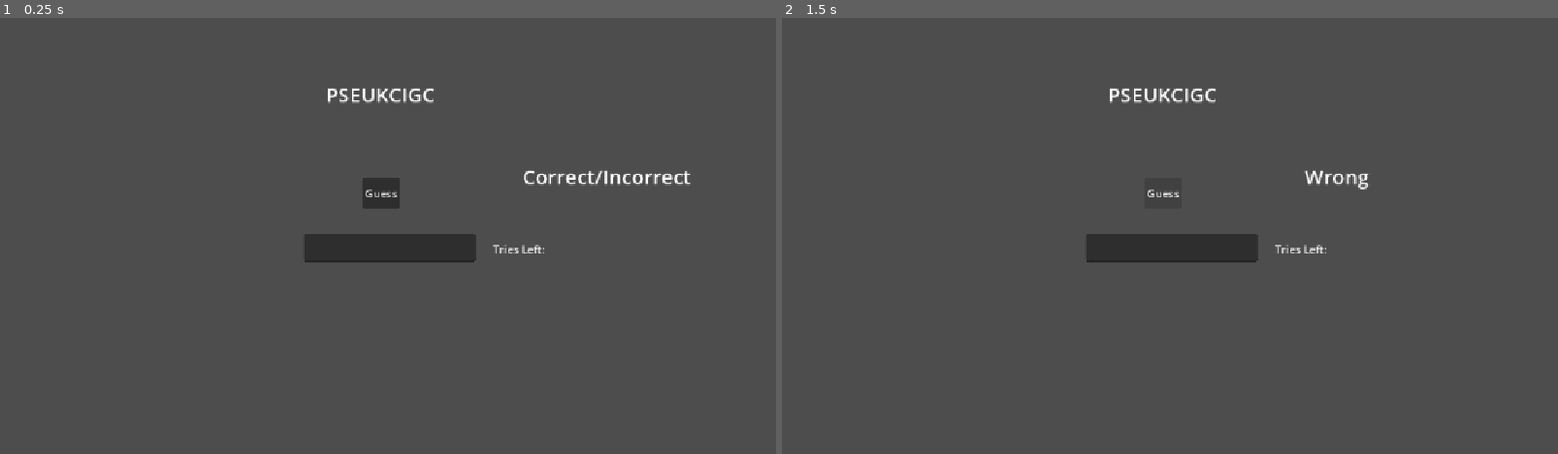
Above: before the commit, frames 1-2 (left to right).
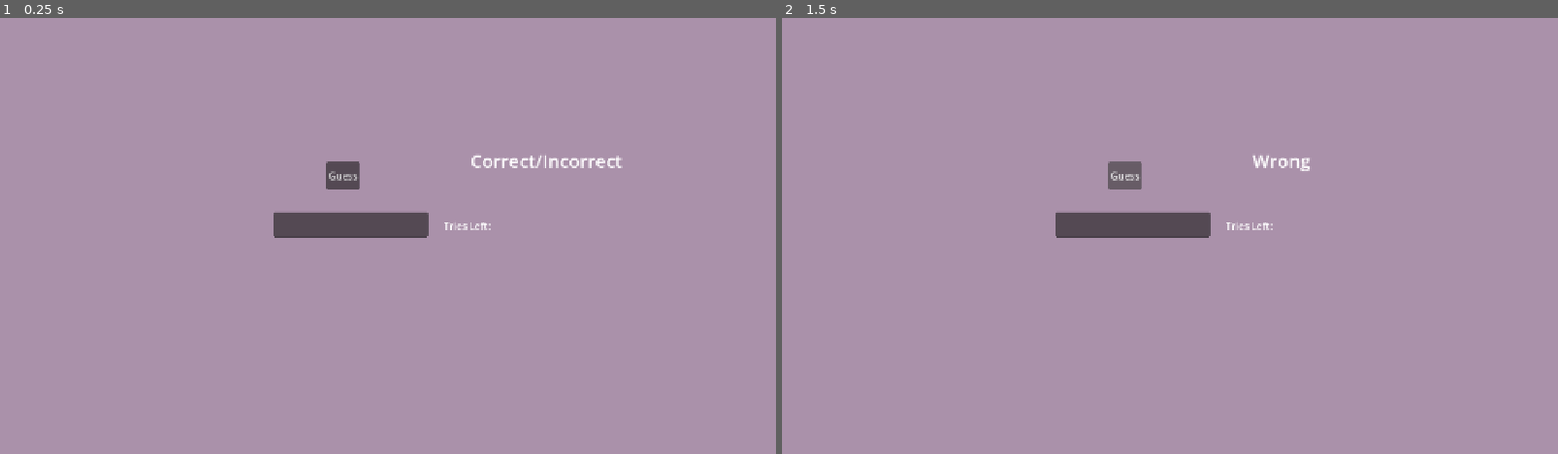
Above: after the commit, the same moments.

Repository: Tassnaz/GissaOrdet
Game: Godot game, scene res://Scenes/main.tscn
Same seed, same stepped clock (60 frames per second), same inputs: the game is played once before the commit and once after it.
Inputs:
- Up to frame 1 (0.25 s): no input
- Up to frame 2 (1.5 s): click "Guess" at 0.5 s; click "Guess" at 1.25 s

The runs differ from the first frame. In frame 1, 99% of the frame differs, in the area x 0-100%, y 0-100%; in frame 2, 99%.

Commit message:
Färgad bakgrund

Diff:
--- a/Scenes/main.tscn
+++ b/Scenes/main.tscn
@@ -5,13 +5,18 @@
 [node name="Main" type="Node2D" unique_id=915940459]
 script = ExtResource("1_jjgbg")
 
+[node name="ColorRect" type="ColorRect" parent="." unique_id=790723910]
+offset_right = 1279.0
+offset_bottom = 740.0
+color = Color(0.92550695, 0.75642353, 0.9249262, 0.5882353)
+
 [node name="WordLabel" type="Label" parent="." unique_id=32937344]
-offset_left = 259.0
-offset_top = 43.0
-offset_right = 872.0
-offset_bottom = 184.0
+offset_left = -799.0
+offset_top = 173.0
+offset_right = -186.0
+offset_bottom = 314.0
 theme_override_font_sizes/font_size = 30
-text = "Word label"
+text = "Scrambled Word"
 horizontal_alignment = 1
 vertical_alignment = 1
 
--- a/project.godot
+++ b/project.godot
@@ -17,6 +17,8 @@
 
 [display]
 
+window/size/viewport_width=1280
+window/size/viewport_height=720
 window/stretch/mode="canvas_items"
 window/stretch/aspect="keep_width"
 
